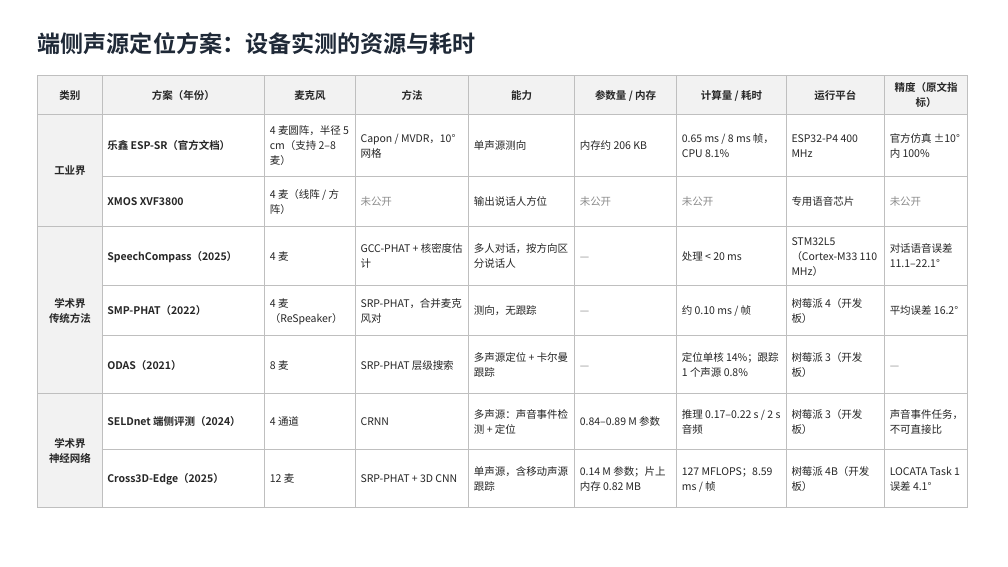
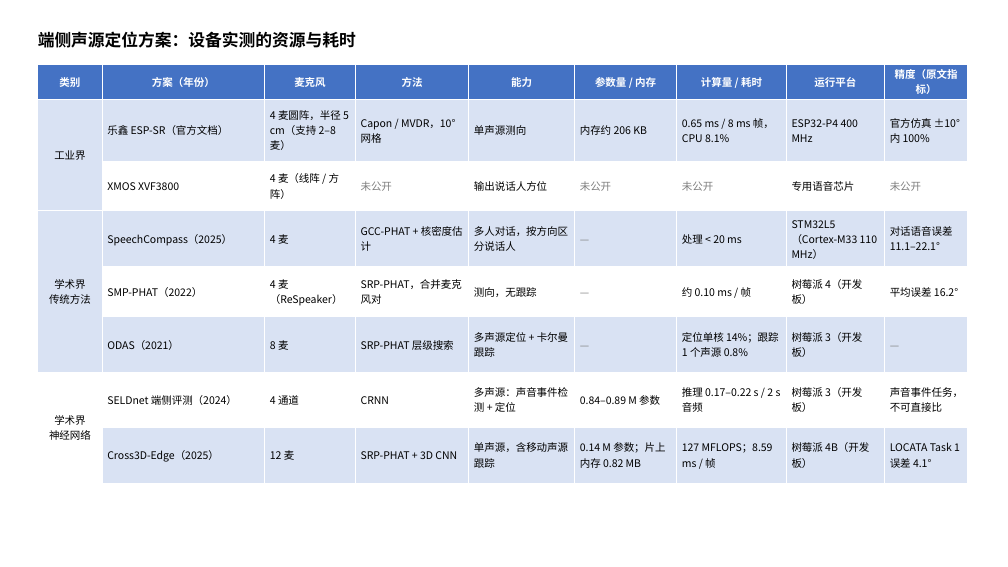
Before and after one commit to ZeroFoxxi/ssl-scene1, a slide deck: slide 2 of 竞品补充页_精简版.pptx. Drawn at 1008x567 pixels with LibreOffice and Linux fonts; fonts in the diff are those of the drawing. Boxes give left, top, right and bottom in pixels: in the first picture for what was removed or moved away, otherwise in the second. Text is boxed around its words. In the diff, an @@ line names an element or a change of style, - is before the commit and + after.

```diff
--- a/竞品补充页_精简版.pptx
+++ b/竞品补充页_精简版.pptx
@@ text "端侧声源定位方案：设备实测的资源与耗时" at box(38, 31, 356, 48): size 22 to 16 pt, text colour #1F2937 to #000000 @@
@@ table at box(38, 64, 968, 474) @@
@@ fill #F2F2F2 to #4472C4 in row 1 @@
@@ fill #F2F2F2 to #D9E2F3 in 2 cells @@
@@ fill none to #D9E2F3 in 32 cells @@
@@ fill none to #FFFFFF in 24 cells @@
@@ fill #F2F2F2 to #FFFFFF in row 7, column 1 @@
@@ text colour #262626 to #FFFFFF in "类别", "方案（年份）", "麦克风", "方法" and 5 more places @@
@@ text colour #262626 to #000000 @@
@@ bold off in "工业界", "乐鑫 ESP-SR（官方文档）", "XMOS XVF3800", "学术界" and 8 more places @@
@@ text colour #8C8C8C to #7F7F7F in "未公开", "未公开", "未公开", "未公开" and 4 more places @@
@@ borders changed @@
@@ table: place and size @@
-table at box(38, 76, 968, 495)
+table at box(38, 64, 968, 474)
```
Also in this commit, not shown: 2 other slides changed, 2 other files.
